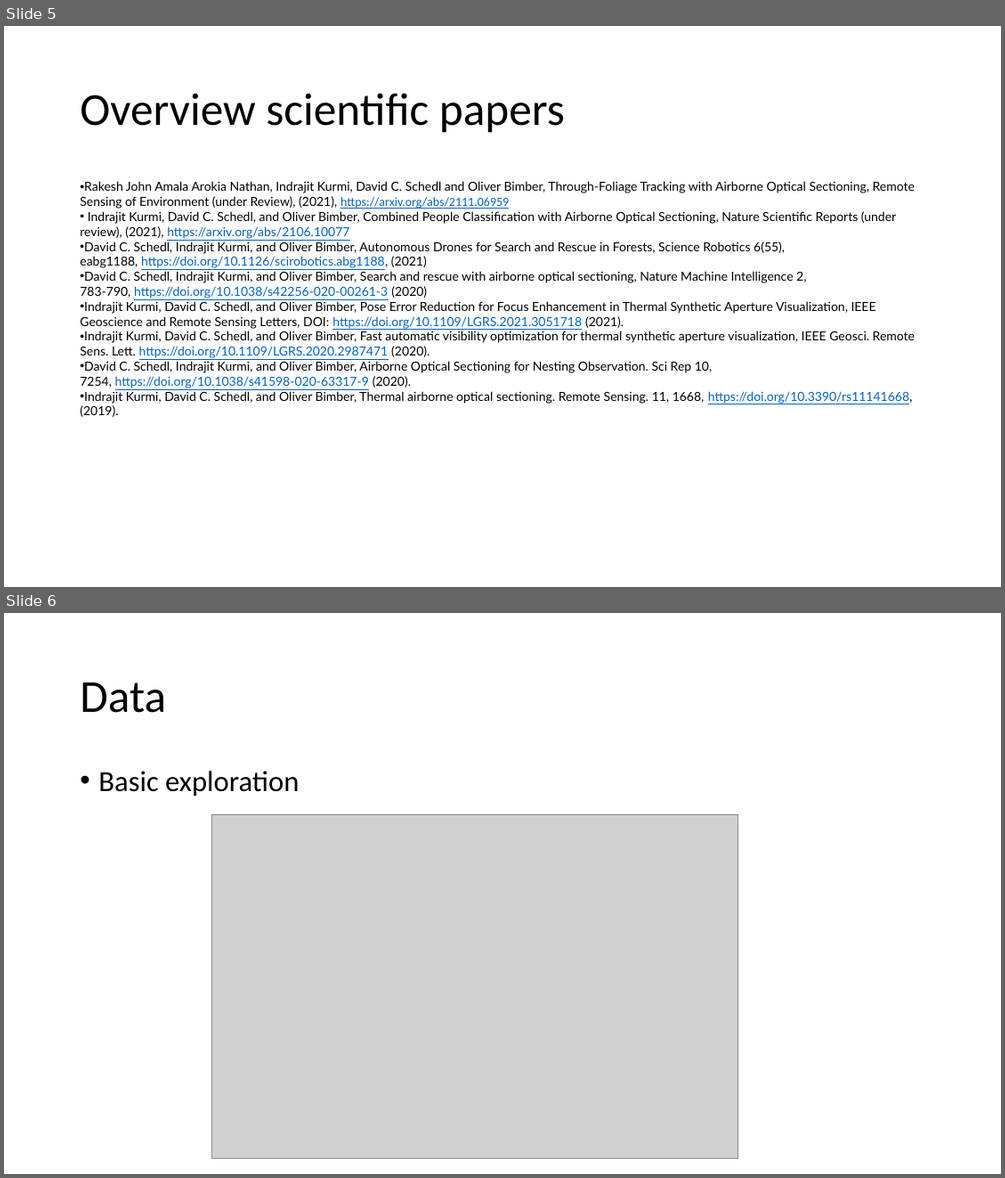
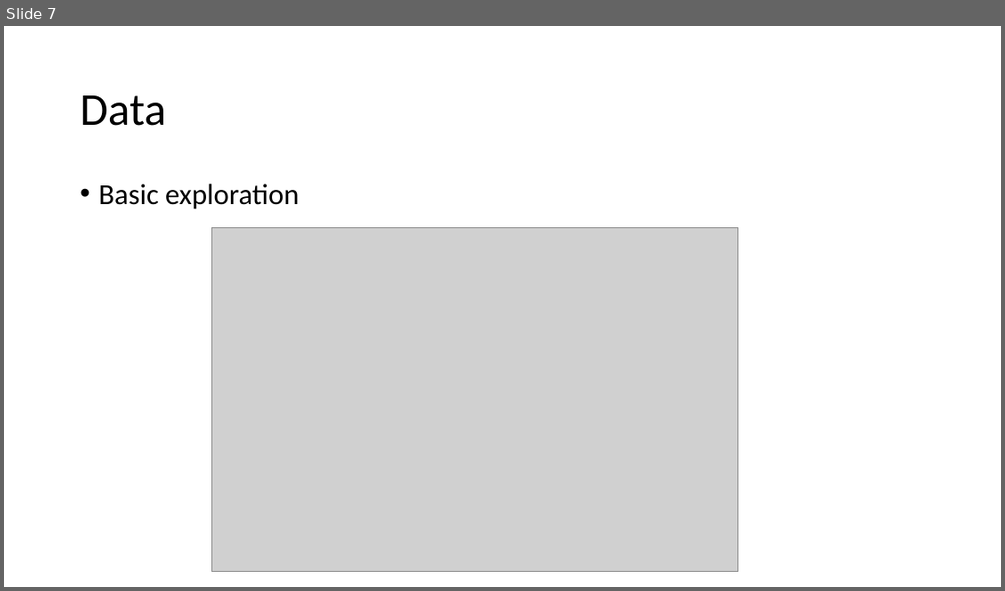
Before and after one commit to Createdd/computervision_ue, a slide deck: present1.pptx. Shown one above the other, each under a label of ours: slides 5 and 6 before the commit, slide 7 after it. The pictures are 1005x1178 and 1005x591 pixels, drawn with LibreOffice and Linux fonts; fonts in the diff are those of the drawing; grey boxes stand for pictures. Boxes give left, top, right and bottom in pixels: in the first picture for what was removed or moved away, otherwise in the second. Text is boxed around its words. In the diff, an @@ line names an element or a change of style, - is before the commit and + after.

```diff
--- a/present1.pptx
+++ b/present1.pptx
@@ slide 5 removed at (4,26,1001,587), background #FFFFFF @@
@@ title removed at (80,93,565,133) @@
-Overview scientific papers
@@ text removed at (80,181,914,417) @@
-• Rakesh John Amala Arokia Nathan, Indrajit Kurmi, David C. Schedl and Oliver Bimber, Through-Foliage Tracking with Airborne Optical Sectioning, Remote Sensing of Environment (under Review), (2021), https://arxiv.org/abs/2111.06959
-• Indrajit Kurmi, David C. Schedl, and Oliver Bimber, Combined People Classification with Airborne Optical Sectioning, Nature Scientific Reports (under review), (2021), https://arxiv.org/abs/2106.10077
-• David C. Schedl, Indrajit Kurmi, and Oliver Bimber, Autonomous Drones for Search and Rescue in Forests, Science Robotics 6(55), eabg1188, https://doi.org/10.1126/scirobotics.abg1188, (2021)
-• David C. Schedl, Indrajit Kurmi, and Oliver Bimber, Search and rescue with airborne optical sectioning, Nature Machine Intelligence 2, 783-790, https://doi.org/10.1038/s42256-020-00261-3 (2020)
-• Indrajit Kurmi, David C. Schedl, and Oliver Bimber, Pose Error Reduction for Focus Enhancement in Thermal Synthetic Aperture Visualization, IEEE Geoscience and Remote Sensing Letters, DOI: https://doi.org/10.1109/LGRS.2021.3051718 (2021).
-• Indrajit Kurmi, David C. Schedl, and Oliver Bimber, Fast automatic visibility optimization for thermal synthetic aperture visualization, IEEE Geosci. Remote Sens. Lett. https://doi.org/10.1109/LGRS.2020.2987471 (2020).
-• David C. Schedl, Indrajit Kurmi, and Oliver Bimber, Airborne Optical Sectioning for Nesting Observation. Sci Rep 10, 7254, https://doi.org/10.1038/s41598-020-63317-9 (2020).
-• Indrajit Kurmi, David C. Schedl, and Oliver Bimber, Thermal airborne optical sectioning. Remote Sensing. 11, 1668, https://doi.org/10.3390/rs11141668, (2019).
@@ what was slide 6 is now slide 7 @@
```
Also in this commit, not shown: 4 slides changed, 2 slides added.
